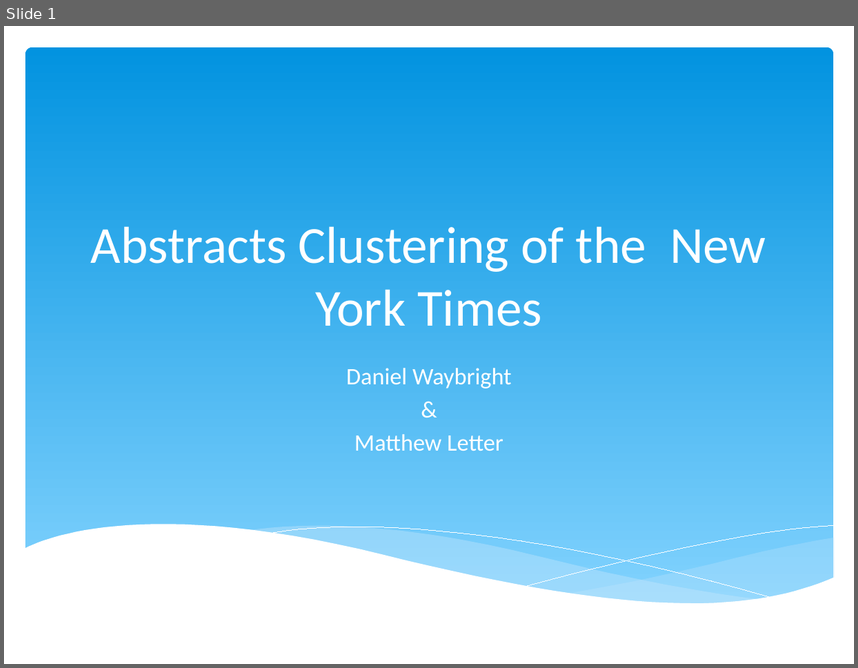
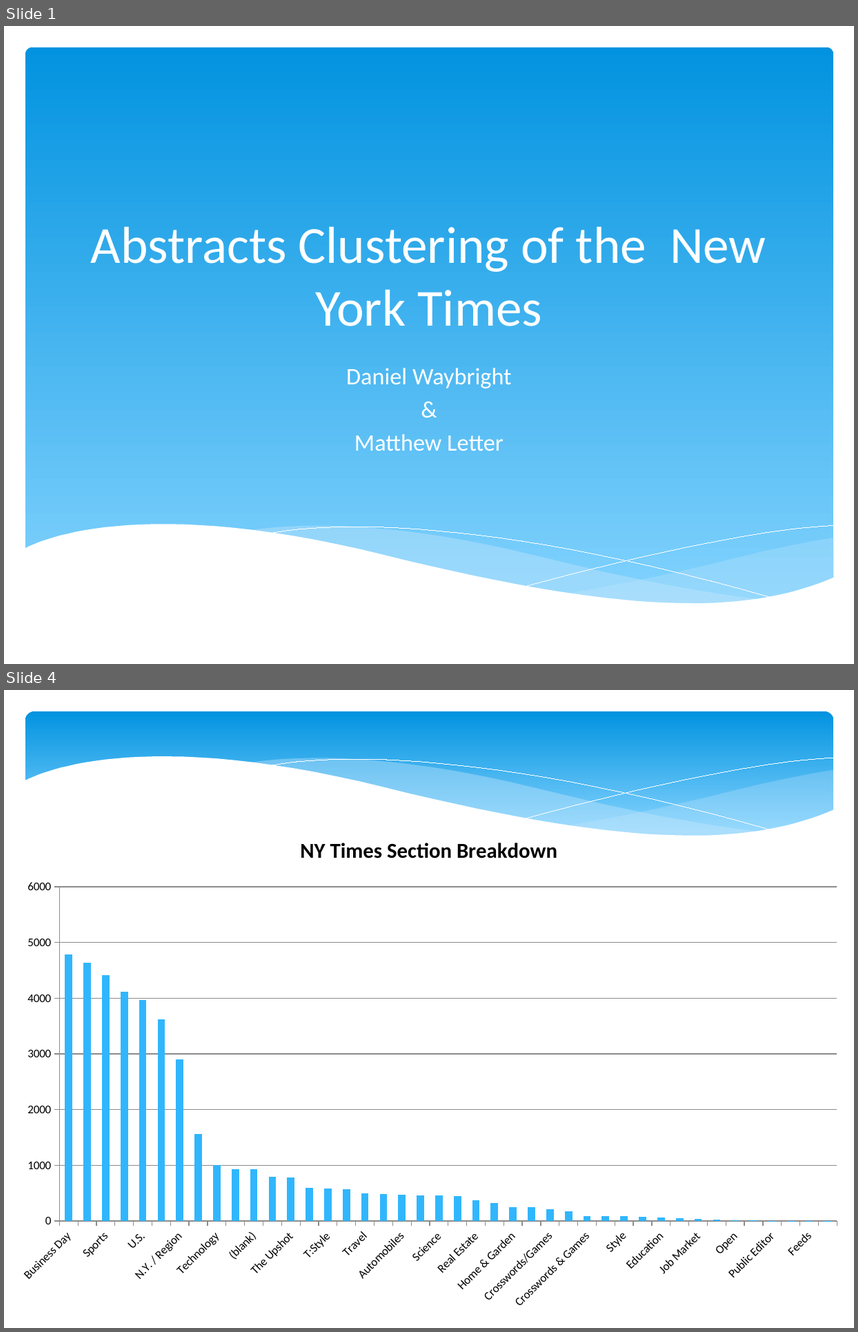
Before and after one commit to Mletter1/Challenge1, a slide deck: Presentation.pptx. Shown one above the other, each under a label of ours: slide 1 before the commit, slides 1 and 4 after it; the slides between them are not shown. The pictures are 858x668 and 858x1332 pixels, drawn with LibreOffice and Linux fonts; fonts in the diff are those of the drawing. Boxes give left, top, right and bottom in pixels: in the first picture for what was removed or moved away, otherwise in the second. Text is boxed around its words. In the diff, an @@ line names an element or a change of style, - is before the commit and + after.

```diff
--- a/Presentation.pptx
+++ b/Presentation.pptx
@@ slide 4 added at [4,690,854,1328], background #FFFFFF @@
@@ rounded rectangle added at [25,711,833,844], fill gradient #0293E0 to #83D3FE @@
@@ group added at [23,756,835,880]: 5 freeform shapes @@
@@ column chart added at [4,817,854,1318] @@
+title "NY Times Section Breakdown"
+categories: Business Day, World, Sports, Opinion, U.S., Arts, N.Y. / Region, Fashion & Style, Technology, Movies, (blank), Books, The Upshot, Health, T:Style, Multimedia/Photos, Travel, Magazine, Automobiles, Theater, Science, Dining & Wine, Real Estate, Corrections, Home & Garden, Multimedia, Crosswords/Games, Your Money, Crosswords & Games, Great Homes & Destinations, Style, T Magazine, Education, Sunday Review, Job Market, Great Homes and Destinations, Open, Blogs, Public Editor, Obituaries, Feeds, Afternoon Update
+Series 1: 4800, 4600, 4400, 4100, 4000, 3600, 2900, 1600, 1000, 900, 900, 800, 800, 600, 600, 600, 500, 500, 500, 500, 500, 400, 400, 300, 200, 200, 200, 200, 100, 100, 100, 100, 100, 0, 0, 0, 0, 0, 0, 0, 0, 0
```
Also in this commit, not shown: 2 slides changed, 2 other slides added, 2 slides removed.
